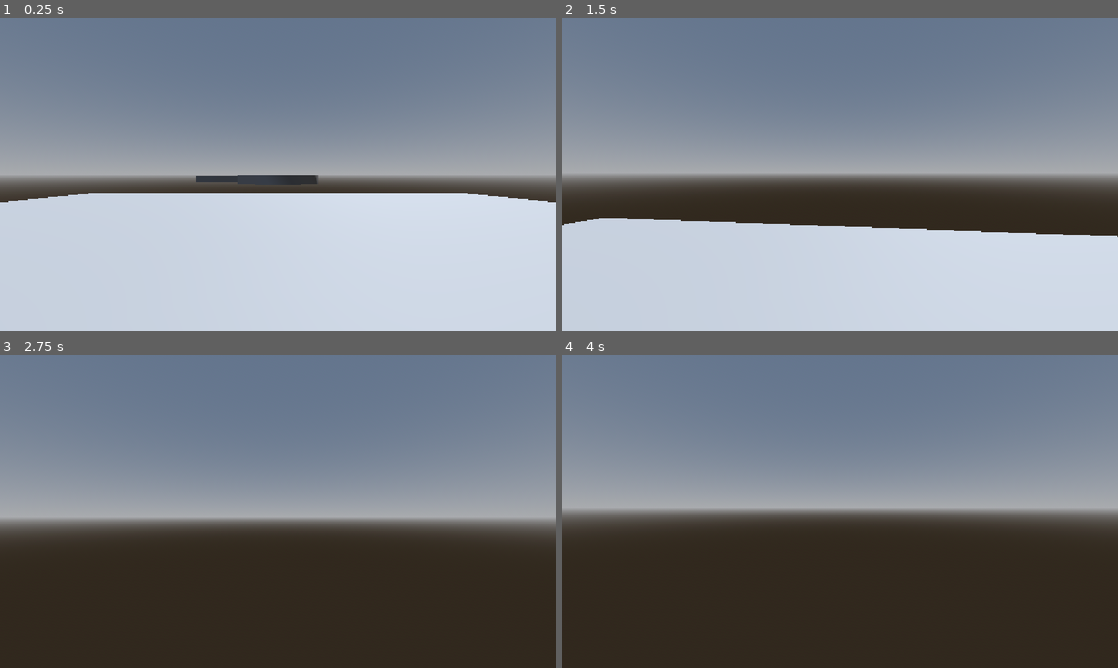
Above: before the commit, frames 1-4 (two rows, left to right).
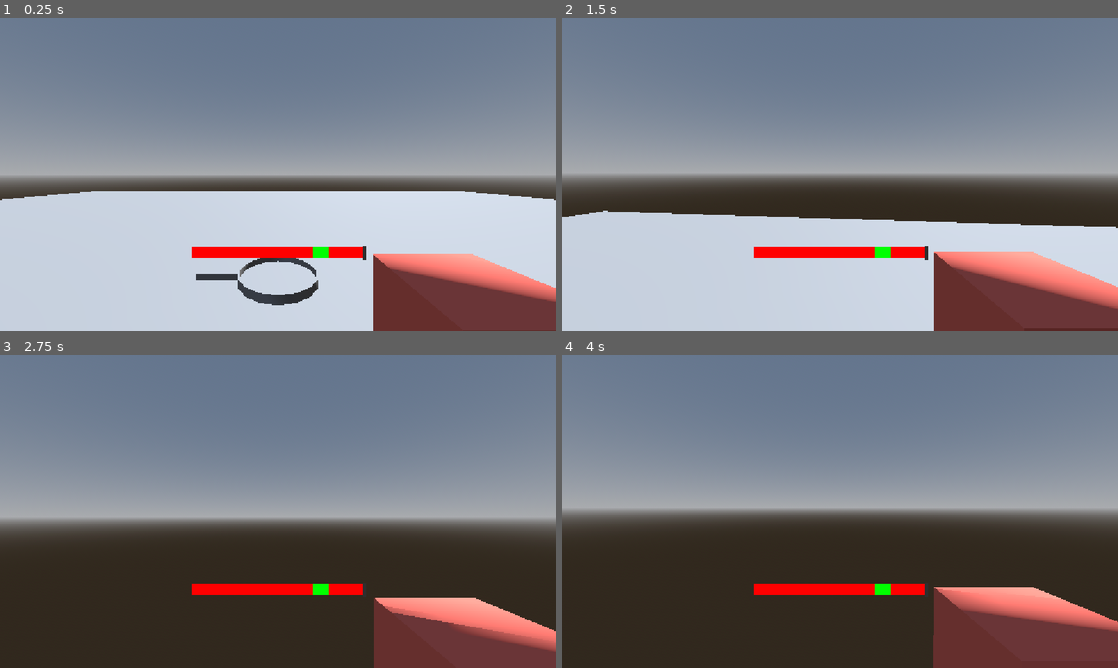
Above: after the commit, the same moments.

Repository: Surresteel/godot_gmtk_jam_july_2026
Game: Godot game, scene res://Testes/QASmoke.tscn
The game is run twice, just before and just after one commit, with the same random seed, the same clock (stepped at 60 frames per second) and the same inputs.
Inputs (mouse positions are in pixels of both pictures, inside the frame that each line leads up to):
- Up to frame 1 (0.25 s): no input
- Up to frame 2 (1.5 s): move the mouse to (867, 174) at 0.52 s; press the mouse at (867, 174) at 0.53 s; hold W (forward) from 0.53 s (still down); tap Space (jump) at 0.77 s; right-click (867, 174) at 0.8 s; move the mouse to (812, 174) at 1.27 s; release the mouse at (812, 174) at 1.28 s; right-click (812, 174) at 1.35 s
- Up to frame 3 (2.75 s): keep holding W (forward); tap Space (jump) at 1.52 s; click (250, 511) at 1.55 s; move the mouse to (289, 505) at 2.02 s; press the mouse at (289, 505) at 2.03 s; right-click (289, 505) at 2.3 s
- Up to frame 4 (4 s): keep holding W (forward); move the mouse to (834, 517) at 2.77 s; release the mouse at (834, 517) at 2.78 s; right-click (834, 517) at 2.85 s; tap Space (jump) at 3.02, 3.77 s; click (834, 517) at 3.05 s; move the mouse to (878, 514) at 3.52 s; press the mouse at (878, 514) at 3.53 s; right-click (878, 514) at 3.8 s

The runs differ from the first frame. In frame 1, 10% of the frame differs, in the area x 0-100%, y 50-100%; in frame 2, 11%, in the area x 0-100%, y 61-100%; in frame 3, 7.7%; in frame 4, 8.8%.

Commit message:
Added Temp Ingridient and added functionallity for the player and frying pan

Diff:
--- a/Cooking/FryingPan/frying_pan.gd
+++ b/Cooking/FryingPan/frying_pan.gd
@@ -5,12 +5,17 @@
 
 @onready var precision_minigame_ui: Control = $CanvasLayer/precision_minigame_ui
 
+@onready var interactable: Interactable = $Interactable
+
 var active: bool = false
+var flipping: bool = false
 
 @onready var cooldown_timer: Timer = $"Cooldown Timer"
 @onready var timer: Timer = $"Precision Timer"
 
 @onready var heat_area: HeatArea = $HeatArea
+
+var current_ingredient: Ingredient
 
 @export_range(0.1, 0.9, 0.01) var precision_position: float = 0.5 ##as a fraction
 @export_range(0, 0.5, 0.01) var grace_amount: float = 0.1         ##as a fraction
@@ -24,8 +29,11 @@
 
 
 func _ready() -> void:
-	calc_range()
+	_calc_range()
 	precision_minigame_ui.set_up_precision_zone(grace_amount, precision_position)
+
+	interactable.pressed.connect(_activate)
+	interactable.released.connect(_deactivate)
 
 func _process(_delta: float) -> void:
 	if not active:
@@ -34,21 +42,28 @@
 	if not timer.is_stopped():
 		precision_minigame_ui.set_current_position(timer)
 
-func _input(event: InputEvent) -> void:
+func _unhandled_input(event: InputEvent) -> void:
 	if not active:
 		return
 
 	if event is InputEventMouseButton:
-		if event.button_index == 1 and not cooldown:
-			var time_left = timer.time_left
-			if time_left >= lower_range and time_left <= upper_range:
-				reset(1)
-				successful_flip.emit()
-			else:
-				cooldown = true
-				cooldown_timer.start()
+		if event.is_action_pressed("left_click"):
+			_flip()
 
-func calc_range() -> void:
+func _flip() -> void:
+	var time_left = timer.time_left
+	if time_left >= lower_range and time_left <= upper_range:
+		successful_flip.emit()
+		timer.stop()
+
+		heat_area.flip_side = !heat_area.flip_side
+		flip_tween(180)
+		_stop_flipping()
+	elif not timer.is_stopped():
+		cooldown = true
+		cooldown_timer.start()
+
+func _calc_range() -> void:
 	var timer_amount: float = timer.wait_time
 	lower_range = timer_amount * precision_position - timer_amount * grace_amount
 	upper_range = timer_amount * precision_position + timer_amount * grace_amount
@@ -62,13 +77,13 @@
 
 	#print(precision_position," | ", lower_range, " - ", upper_range)
 
-func reset(speed: float) -> void:
+func _reset(speed: float) -> void:
 	timer.stop()
-	await get_tree().create_timer(1.0).timeout
+	await get_tree().create_timer(0.5).timeout
 
 	precision_position = randf_range(0.1,0.7)
 	timer.start(speed)
-	calc_range()
+	_calc_range()
 
 	precision_minigame_ui.set_up_precision_zone(grace_amount, precision_position)
 
@@ -76,15 +91,53 @@
 	cooldown = false
 
 func _on_precision_timer_timeout() -> void:
-	reset(1)
+	flip_tween(360)
+	_stop_flipping()
 
-func activate() -> void:
+func _activate(player: Player) -> void:
 	if active:
+		if not flipping:
+			_start_flipping()
 		return
+
+	current_ingredient = player.give_ingredient()
+	current_ingredient.physically_move(self,Vector3(0,0.05,0))
 	active = true
+	heat_area.increase_cook_level.connect(current_ingredient.cook)
+	heat_area.start_cooking()
+
+func _deactivate(player: Player) -> void:
+	if flipping:
+		_stop_flipping()
+		return
+
+	if player.take_ingredient(current_ingredient):
+		heat_area.increase_cook_level.disconnect(current_ingredient.cook)
+		heat_area.stop_cooking()
+		current_ingredient = null
+		active = false
+
+func _start_flipping() -> void:
+	flipping = true
 	precision_minigame_ui.visible = true
-	reset(1)
+	_reset(1)
 
-func deactivate() -> void:
-	active = false
+func _stop_flipping() -> void:
+	timer.stop()
+	await get_tree().create_timer(0.5).timeout
+
 	precision_minigame_ui.visible = false
+	flipping = false
+
+func flip_tween(flip_amount: float) -> void:
+	var time: float = 1
+
+	var tween = create_tween()
+	tween.tween_property(current_ingredient,"rotation_degrees",\
+			current_ingredient.rotation_degrees + Vector3(flip_amount,0,0), time).set_trans(Tween.TRANS_LINEAR)
+
+	tween.parallel().tween_property(current_ingredient,"position",\
+			current_ingredient.position + Vector3(0,0.2,0), time/2 + 0.05).set_trans(\
+			Tween.TRANS_CUBIC).set_ease(Tween.EASE_OUT)
+	tween.parallel().tween_property(current_ingredient,"position",current_ingredient.position, time/2 + 0.05).set_trans(\
+			Tween.TRANS_CUBIC).set_ease(Tween.EASE_OUT).set_delay(time/2 + 0.05)
--- a/Cooking/FryingPan/frying_pan.tscn
+++ b/Cooking/FryingPan/frying_pan.tscn
@@ -33,7 +33,6 @@
 
 [node name="Precision Timer" type="Timer" parent="." unique_id=1104606294]
 one_shot = true
-autostart = true
 
 [node name="Cooldown Timer" type="Timer" parent="." unique_id=2024569600]
 wait_time = 0.5
@@ -42,13 +41,15 @@
 [node name="CanvasLayer" type="CanvasLayer" parent="." unique_id=1458968137]
 
 [node name="precision_minigame_ui" type="Control" parent="CanvasLayer" unique_id=1938833400]
-visible = false
 layout_mode = 3
 anchors_preset = 15
 anchor_right = 1.0
 anchor_bottom = 1.0
+offset_top = 162.0
+offset_bottom = 162.0
 grow_horizontal = 2
 grow_vertical = 2
+mouse_filter = 2
 script = ExtResource("2_ji5t8")
 
 [node name="base" type="ColorRect" parent="CanvasLayer/precision_minigame_ui" unique_id=8891486]
@@ -64,6 +65,7 @@
 offset_bottom = 11.0
 grow_horizontal = 2
 grow_vertical = 2
+mouse_filter = 2
 color = Color(1, 0, 0, 1)
 
 [node name="Good" type="ColorRect" parent="CanvasLayer/precision_minigame_ui/base" unique_id=1340652040]
@@ -79,6 +81,7 @@
 offset_bottom = 11.0
 grow_horizontal = 2
 grow_vertical = 2
+mouse_filter = 2
 color = Color(0, 1, 0, 1)
 
 [node name="Current_Position" type="ColorRect" parent="CanvasLayer/precision_minigame_ui/base" unique_id=1643711565]
@@ -92,6 +95,7 @@
 offset_bottom = 3.0
 grow_horizontal = 2
 grow_vertical = 2
+mouse_filter = 2
 color = Color(0.18000486, 0.18000486, 0.18000486, 1)
 
 [node name="HeatArea" parent="." unique_id=891329366 instance=ExtResource("3_yh7qs")]
--- a/Cooking/Heat Area/heat_area.gd
+++ b/Cooking/Heat Area/heat_area.gd
@@ -5,16 +5,22 @@
 
 @onready var _cook_timer: Timer = $Timer
 
-@export var heat_level: float = 0.1 ##Increases an ingridients cook_level by this, every half a second
+var flip_side: bool = false
+@export var even_cook: bool = false
 
-signal increase_cook_level(amount: float) 										##Signal Emitted when the current ingridient has been cooked for its appointed time
+@export var heat_level: float = 0.10 ##Increases an ingridients cook_level by this, 10 times a second
+
+signal increase_cook_level(amount: float,side_a: bool, side_b: bool) 										##Signal Emitted when the current ingridient has been cooked for its appointed time
 
 
-func start_cooking(current_ingridient) -> void:
+func start_cooking() -> void:
 	_cook_timer.start()
 
 func stop_cooking() -> void:
 	_cook_timer.stop()
 
 func _on_timer_timeout() -> void:
-	increase_cook_level.emit(heat_level)
+	if even_cook:
+		increase_cook_level.emit(heat_level, true, true)
+	else:
+		increase_cook_level.emit(heat_level, !flip_side, flip_side)
--- a/Cooking/Heat Area/heat_area.tscn
+++ b/Cooking/Heat Area/heat_area.tscn
@@ -7,6 +7,6 @@
 heat_level = 1.0
 
 [node name="Timer" type="Timer" parent="." unique_id=601249624]
-wait_time = 0.5
+wait_time = 0.1
 
 [connection signal="timeout" from="Timer" to="." method="_on_timer_timeout"]
--- /dev/null
+++ b/Cooking/Ingredients/ingredient.gd
@@ -0,0 +1,30 @@
+extends Node3D
+class_name Ingredient
+
+@onready var temp: MeshInstance3D = $temp
+@onready var temp_2: MeshInstance3D = $temp2
+const COOK_COLOURS: Gradient = preload("uid://88d3j1g3o83w")
+
+var cook_level: float = 0
+var side_a_cook_level: float = 0
+var side_b_cook_level: float = 0
+
+func cook(amount: float,side_a: bool, side_b: bool) -> void:
+	if side_a:
+		side_a_cook_level += amount
+	if side_b:
+		side_b_cook_level += amount
+	cook_level = side_a_cook_level + side_b_cook_level
+	print(cook_level)
+
+func _process(_delta: float) -> void:
+
+	var v = remap(side_a_cook_level,0,10, 0,1)
+	var v2 = remap(side_b_cook_level,0,10, 0,1)
+	temp.mesh.surface_get_material(0).albedo_color = COOK_COLOURS.sample(v)
+	temp_2.mesh.surface_get_material(0).albedo_color = COOK_COLOURS.sample(v2)
+
+
+func physically_move(new_parent: Node3D, Offset: Vector3 = Vector3.ZERO) -> void:
+	reparent(new_parent)
+	global_position = new_parent.global_position + Offset
--- /dev/null
+++ b/Cooking/Ingredients/ingredient.tscn
@@ -0,0 +1,26 @@
+[gd_scene format=3 uid="uid://c5jmlrbb6a57h"]
+
+[ext_resource type="Script" uid="uid://dulb72uu4rwuk" path="res://Cooking/Ingredients/ingredient.gd" id="1_ukqol"]
+
+[sub_resource type="StandardMaterial3D" id="StandardMaterial3D_5uel5"]
+
+[sub_resource type="BoxMesh" id="BoxMesh_ukqol"]
+material = SubResource("StandardMaterial3D_5uel5")
+size = Vector3(0.1, 0.05, 0.1)
+
+[sub_resource type="StandardMaterial3D" id="StandardMaterial3D_ukqol"]
+
+[sub_resource type="BoxMesh" id="BoxMesh_c6hw6"]
+material = SubResource("StandardMaterial3D_ukqol")
+size = Vector3(0.1, 0.05, 0.1)
+
+[node name="Ingredient" type="Node3D" unique_id=585287791]
+script = ExtResource("1_ukqol")
+
+[node name="temp" type="MeshInstance3D" parent="." unique_id=899766830]
+transform = Transform3D(1, 0, 0, 0, 1, 0, 0, 0, 1, 0, -0.025, 0)
+mesh = SubResource("BoxMesh_ukqol")
+
+[node name="temp2" type="MeshInstance3D" parent="." unique_id=16767957]
+transform = Transform3D(1, 0, 0, 0, 1, 0, 0, 0, 1, 0, 0.025, 0)
+mesh = SubResource("BoxMesh_c6hw6")
--- /dev/null
+++ b/Cooking/cook_colours.tres
@@ -0,0 +1,5 @@
+[gd_resource type="Gradient" format=3 uid="uid://88d3j1g3o83w"]
+
+[resource]
+offsets = PackedFloat32Array(0.12755102, 0.79591835, 1)
+colors = PackedColorArray(1, 0.46101677, 0.3927373, 1, 0.39773157, 0.1023602, 0, 1, 0, 0, 0, 1)
--- a/Testes/QASmoke.tscn
+++ b/Testes/QASmoke.tscn
@@ -25,7 +25,7 @@
 shadow_enabled = true
 
 [node name="Frying Pan" parent="." unique_id=1945656068 instance=ExtResource("1_dwqgj")]
-transform = Transform3D(1, 0, 0, 0, 1, 0, 0, 0, 1, 0, 0.97008026, 0)
+transform = Transform3D(1, 0, 0, 0, 1, 0, 0, 0, 1, 0, 0.3933661, 0)
 
 [node name="CSGBox3D" type="CSGBox3D" parent="." unique_id=1428401072]
 transform = Transform3D(1, 0, 0, 0, 1, 0, 0, 0, 1, 0, -0.2590332, 0)
--- a/Testes/template character.gd
+++ b/Testes/template character.gd
@@ -1,9 +1,11 @@
 extends CharacterBody3D
-
+class_name Player
 
 const SPEED = 5.0
 const JUMP_VELOCITY = 4.5
 const INT_COLLIDER: int = 1 << 2
+
+var hand: Ingredient #holds ingredients and maybe also appliances and timers
 
 @onready var camera: Camera3D = $Camera3D
 
@@ -13,6 +15,8 @@
 # Called when the node enters the scene tree for the first time.
 func _ready() -> void:
 	Input.mouse_mode = Input.MOUSE_MODE_CAPTURED
+
+	hand = $HandPivot/Ingredient #delete this
 
 func _physics_process(delta: float) -> void:
 	# Add the gravity.
@@ -41,21 +45,20 @@
 	if event is InputEventMouseButton:
 		var interactable = _cast_mouse_ray()
 		if event.is_action_pressed("left_click"):
-			print(interactable)
 			if interactable != null:
-				interactable.activate()
+				interactable.activate(self)
 		if event.is_action_pressed("right_click"):
 			if interactable != null:
-				interactable.deactivate()
+				interactable.deactivate(self)
 	if event is InputEventMouseMotion:
 		var dir = event.screen_relative
 		if dir:
 			rotation_degrees.y += dir.x * -sensitivity
-			self.rotation_degrees.x += dir.y * -sensitivity
-			if self.rotation_degrees.x >= 90:
-				self.rotation_degrees.x = 90
-			elif self.rotation_degrees.x <= -90:
-				self.rotation_degrees.x = -90
+			camera.rotation_degrees.x += dir.y * -sensitivity
+			if camera.rotation_degrees.x >= 90:
+				camera.rotation_degrees.x = 90
+			elif camera.rotation_degrees.x <= -90:
+				camera.rotation_degrees.x = -90
 
 func _cast_mouse_ray() -> Interactable:
 	var vp: Viewport = get_viewport()
@@ -81,3 +84,15 @@
 		return
 
 	return interact
+
+func give_ingredient() -> Ingredient:
+	var give: Ingredient = hand
+	hand = null
+	return give
+
+func take_ingredient(ingredient: Ingredient) -> bool:
+	if hand == null:
+		hand = ingredient
+		ingredient.physically_move($HandPivot)
+		return true
+	return false
--- a/Testes/template_character.tscn
+++ b/Testes/template_character.tscn
@@ -1,14 +1,19 @@
 [gd_scene format=3 uid="uid://cdl3urpo8e7w4"]
 
 [ext_resource type="Script" uid="uid://cqlkomneg4t0b" path="res://Testes/template character.gd" id="1_lhsoi"]
+[ext_resource type="PackedScene" uid="uid://c5jmlrbb6a57h" path="res://Cooking/Ingredients/ingredient.tscn" id="2_pewpo"]
 
 [sub_resource type="CapsuleShape3D" id="CapsuleShape3D_f7fki"]
+radius = 0.25
+height = 1.0
 
 [sub_resource type="StandardMaterial3D" id="StandardMaterial3D_ve6rv"]
 albedo_color = Color(0.8627451, 0, 0, 1)
 
 [sub_resource type="CapsuleMesh" id="CapsuleMesh_f7fki"]
 material = SubResource("StandardMaterial3D_ve6rv")
+radius = 0.25
+height = 1.0
 
 [node name="tempalte character" type="CharacterBody3D" unique_id=2009549190]
 script = ExtResource("1_lhsoi")
@@ -20,3 +25,9 @@
 mesh = SubResource("CapsuleMesh_f7fki")
 
 [node name="Camera3D" type="Camera3D" parent="." unique_id=1029608773]
+transform = Transform3D(1, 0, 0, 0, 1, 0, 0, 0, 1, 0, 0.25, 0)
+
+[node name="HandPivot" type="Node3D" parent="." unique_id=884649959]
+transform = Transform3D(1, 0, 0, 0, 1, 0, 0, 0, 1, 0.145, 0.12, -0.155)
+
+[node name="Ingredient" parent="HandPivot" unique_id=585287791 instance=ExtResource("2_pewpo")]
--- a/interactable.gd
+++ b/interactable.gd
@@ -18,12 +18,12 @@
 #	FUNCTIONS - INTERACTABLE:
 #===============================================================================
 # Activates the interactable:
-func activate() -> void:
-	pressed.emit()
+func activate(player: Player) -> void:
+	pressed.emit(player)
 
 # Deactivates the interactable:
-func deactivate() -> void:
-	released.emit()
+func deactivate(player: Player) -> void:
+	released.emit(player)
 
 # Toggles whether the interactable is interactable:
 func toggle(value: bool) -> void:
Not shown, added: Cooking/Ingredients/ingredient.gd.uid
